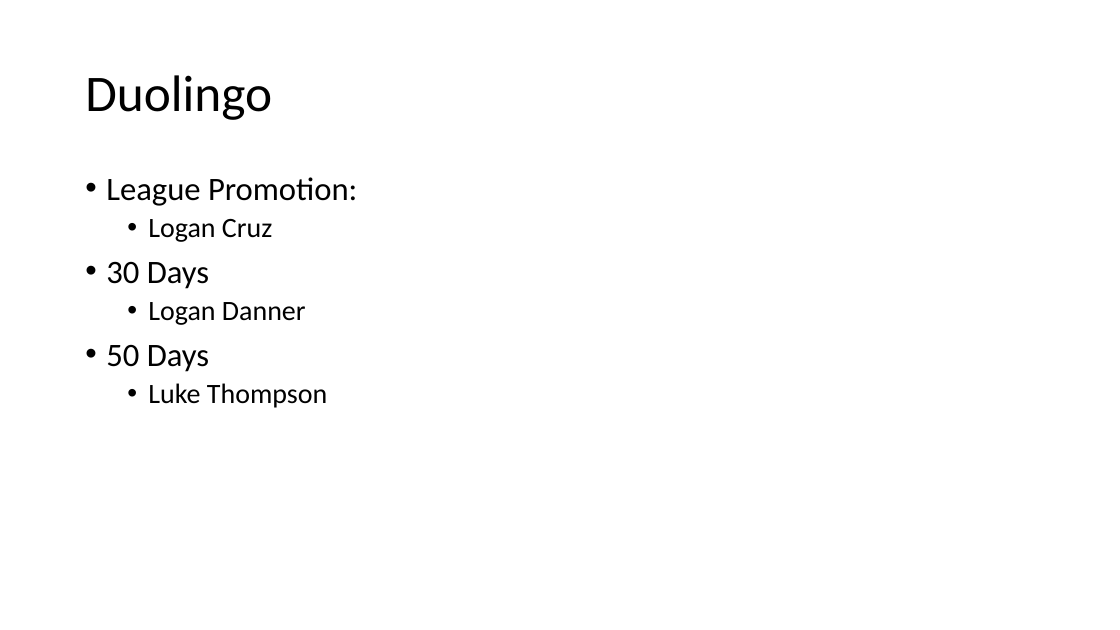
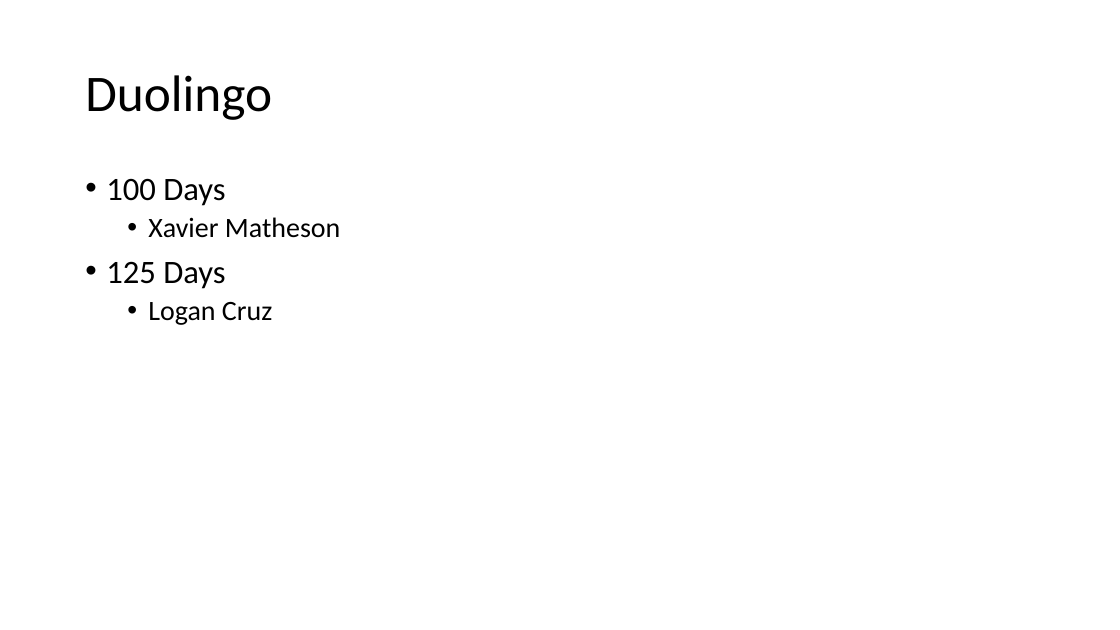
Before and after one commit to parke2023059/docpacs2223, a slide deck: slide 2 of docpac_19200123/Weekly Review.pptx. Drawn at 1120x630 pixels with LibreOffice and Linux fonts; fonts in the diff are those of the drawing. Boxes give left, top, right and bottom in pixels: in the first picture for what was removed or moved away, otherwise in the second. Text is boxed around its words. In the diff, an @@ line names an element or a change of style, - is before the commit and + after.

```diff
--- a/docpac_19200123/Weekly Review.pptx
+++ b/docpac_19200123/Weekly Review.pptx
@@ text at [106,178,340,289]: text changed @@
-• League Promotion:
+• 100 Days
+  • Xavier Matheson
+• 125 Days
@@ text at [106,261,327,408]: paragraphs removed @@
-• 30 Days
-  • Logan Danner
-• 50 Days
-  • Luke Thompson
```
Also in this commit, not shown: 2 other slides changed, 3 slides added.
